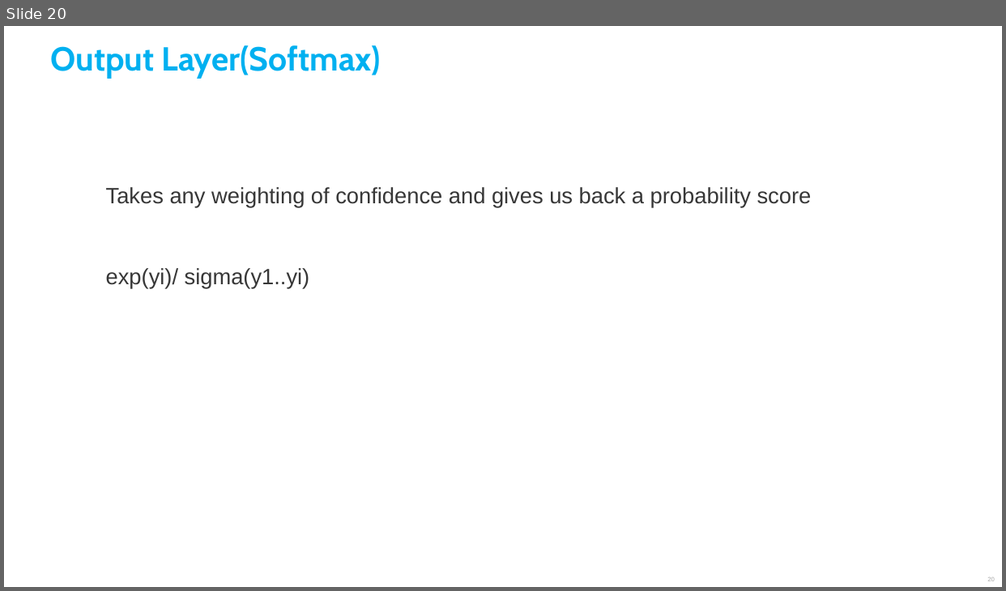
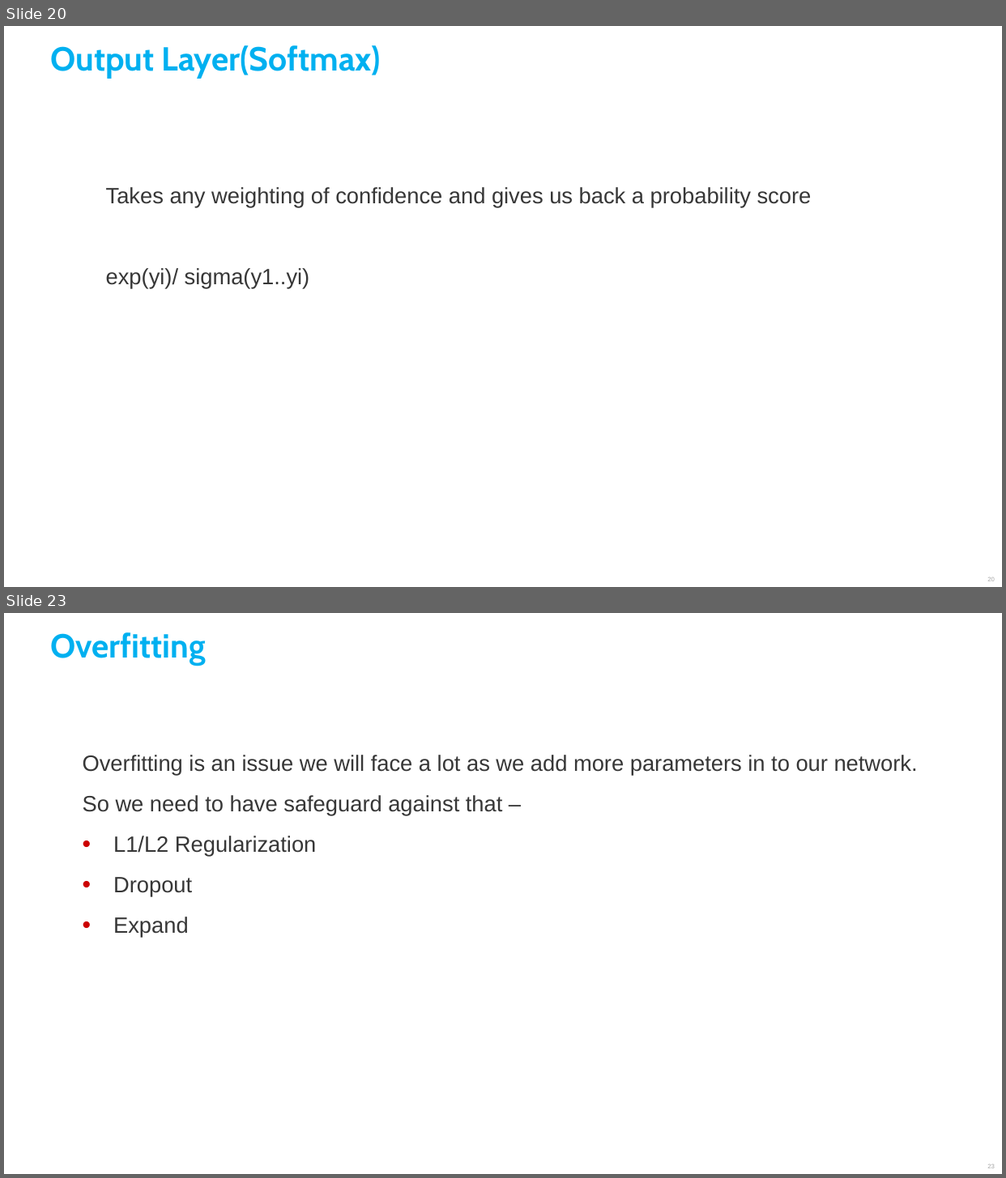
Before and after one commit to SocialDataSci/DeepLearning-Using-Keras-and-Tensorflow, a slide deck: Deep_Learning.pptx. Shown one above the other, each under a label of ours: slide 20 before the commit, slides 20 and 23 after it; the slides between them are not shown. The pictures are 1006x591 and 1006x1178 pixels, drawn with LibreOffice and Linux fonts; fonts in the diff are those of the drawing. Boxes give left, top, right and bottom in pixels: in the first picture for what was removed or moved away, otherwise in the second. Text is boxed around its words. In the diff, an @@ line names an element or a change of style, - is before the commit and + after.

```diff
--- a/Deep_Learning.pptx
+++ b/Deep_Learning.pptx
@@ slide 23 added at box(4, 613, 1002, 1174), background #FFFFFF @@
@@ text added at box(50, 632, 206, 666), 24 pt, text #00B0F0, bold @@
+Overfitting
@@ text added at box(83, 755, 918, 938), 16 pt, text #373737 @@
+Overfitting is an issue we will face a lot as we add more parameters in to our network.
+So we need to have safeguard against that –
+• L1/L2 Regularization
+• Dropout
+• Expand
@@ page number added at box(987, 1165, 995, 1169), 4.5 pt, text #A6A6A6 @@
+23
```
Also in this commit, not shown: 10 other slides added.
